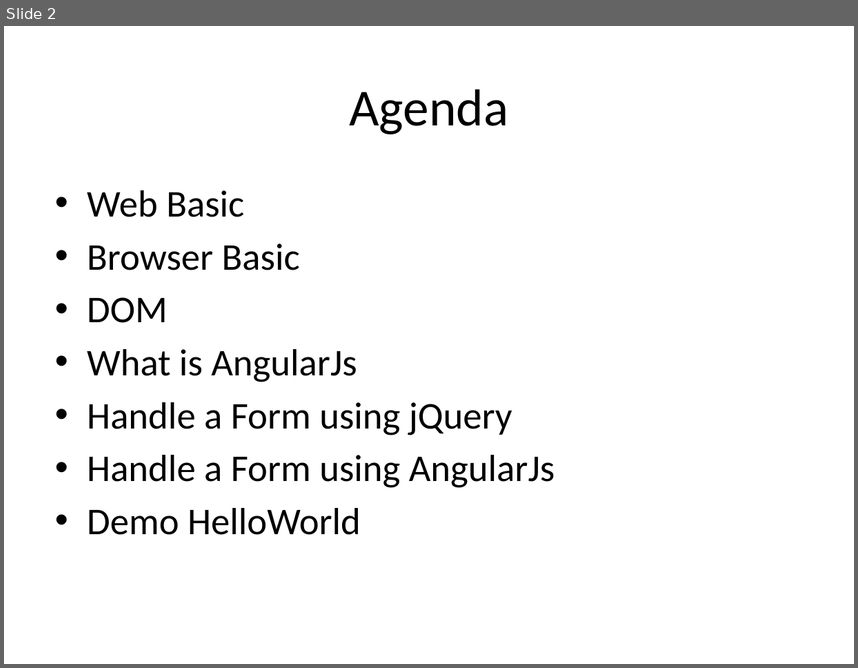
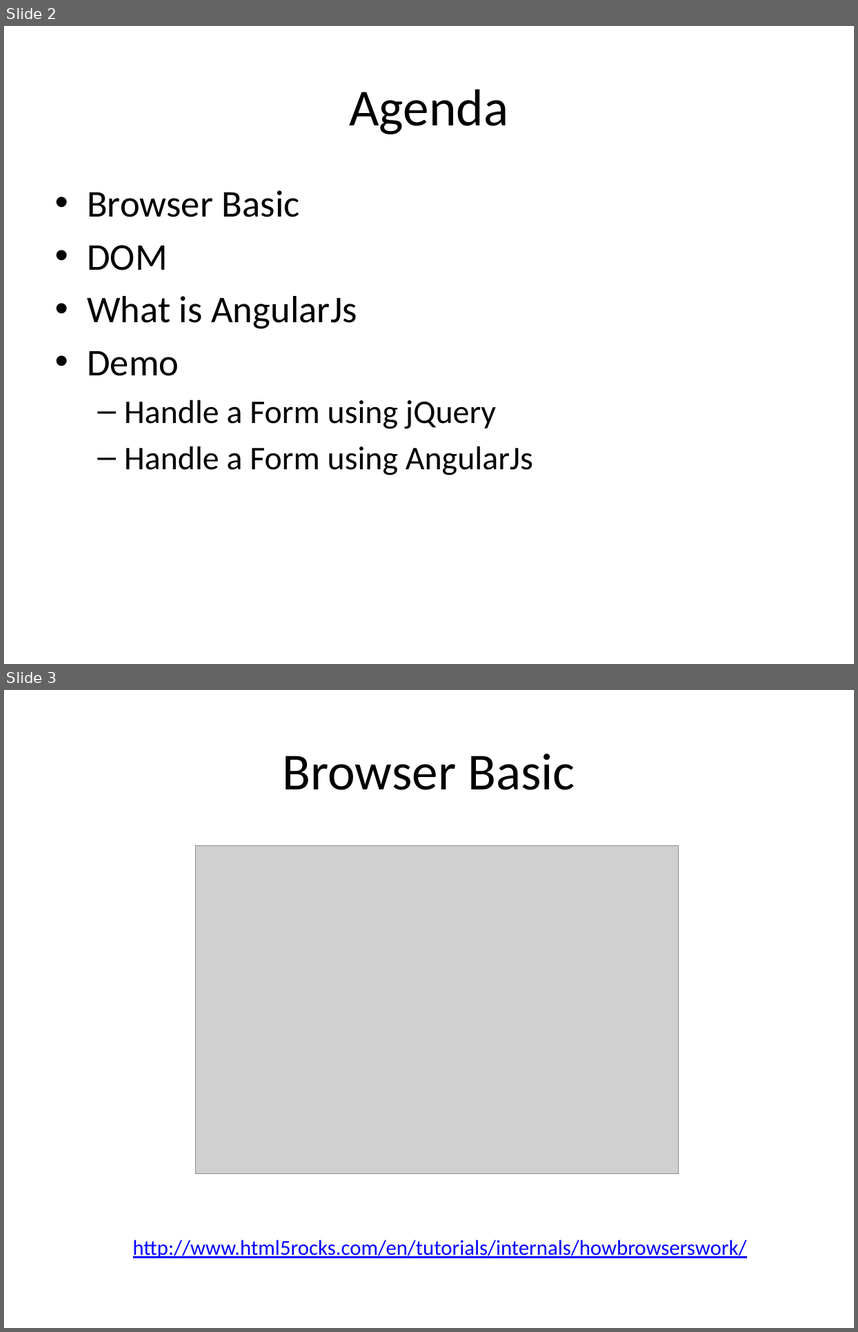
Before and after one commit to tasnim-reza/angularjs-class, a slide deck: class-2-Basic AngularJs/slides/basic angularjs.pptx. Shown one above the other, each under a label of ours: slide 2 before the commit, slides 2 and 3 after it. The pictures are 858x668 and 858x1332 pixels, drawn with LibreOffice and Linux fonts; fonts in the diff are those of the drawing; grey boxes stand for pictures. Boxes give left, top, right and bottom in pixels: in the first picture for what was removed or moved away, otherwise in the second. Text is boxed around its words. In the diff, an @@ line names an element or a change of style, - is before the commit and + after.

```diff
--- a/class-2-Basic AngularJs/slides/basic angularjs.pptx
+++ b/class-2-Basic AngularJs/slides/basic angularjs.pptx
@@ slide 3 added at (4, 690, 854, 1328), background #FFFFFF @@
@@ title added at (283, 753, 575, 790), 44 pt, text #000000 @@
+Browser Basic
@@ picture added at (195, 845, 678, 1173) @@
@@ text added at (133, 1239, 747, 1258), 18 pt, text #0000FF, underline @@
+http://www.html5rocks.com/en/tutorials/internals/howbrowserswork/
@@ slide 2 changed as well @@
@@ text at (87, 190, 244, 217): paragraph removed @@
-• Web Basic
@@ text at (87, 351, 179, 376): paragraph added @@
+• Demo
@@ text at (124, 399, 533, 475): size 32 to 28 pt in "Handle a Form using jQuery", "Handle a Form using AngularJs"; bullet • to –; list level 1 to 2 in "Handle a Form using jQuery"; list level 1 to 2 in "Handle a Form using AngularJs" @@
@@ text at (87, 508, 361, 535): paragraph removed @@
-• Demo HelloWorld
```
Also in this commit, not shown: 1 other slide changed, 7 other slides added, 10 other files.
